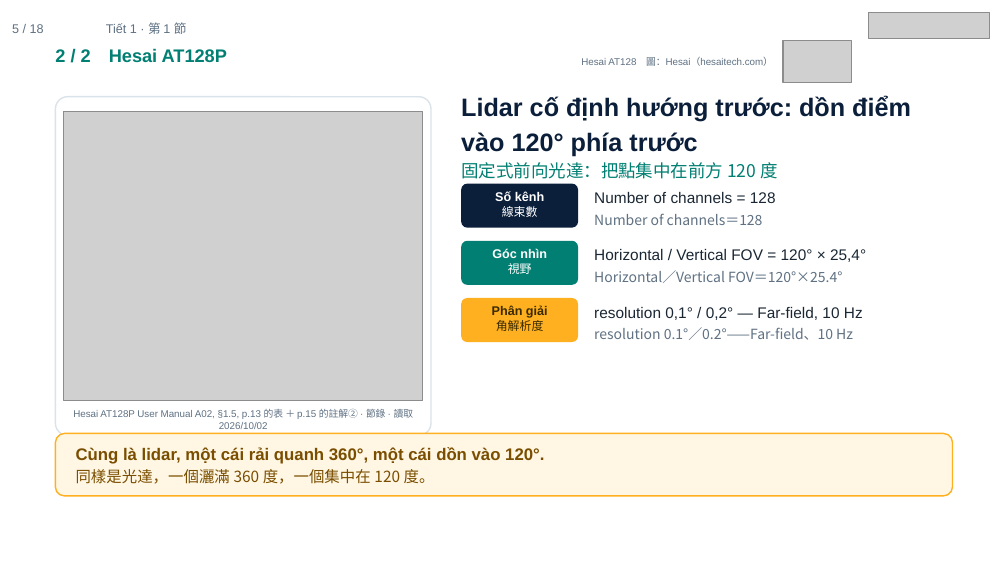
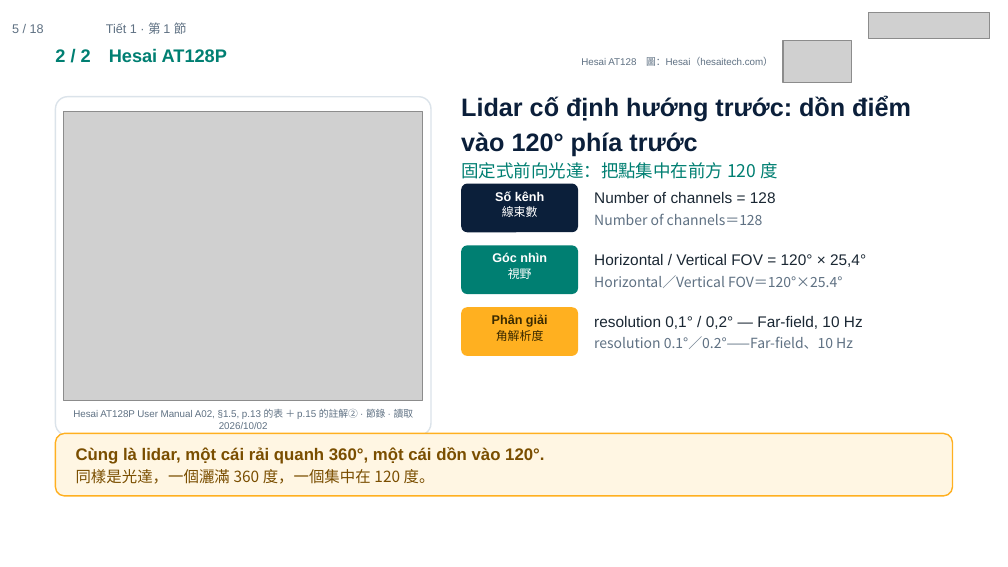
Before and after one commit to ch-neural/MITUST-Principles-of-Self-Driving-Cars, a slide deck: slide 5 of 第五週(10-08)/第五週_第1節_簡報.pptx. Drawn at 1008x567 pixels with LibreOffice and Linux fonts; fonts in the diff are those of the drawing; grey boxes stand for pictures. Boxes give left, top, right and bottom in pixels: in the first picture for what was removed or moved away, otherwise in the second. Text is boxed around its words. In the diff, an @@ line names an element or a change of style, - is before the commit and + after.

```diff
--- a/第五週(10-08)/第五週_第1節_簡報.pptx
+++ b/第五週(10-08)/第五週_第1節_簡報.pptx
@@ rounded rectangle: place and size @@
-rounded rectangle at (462, 183, 579, 228)
+rounded rectangle at (462, 183, 579, 232)
@@ rounded rectangle: place and size @@
-rounded rectangle at (462, 241, 579, 285)
+rounded rectangle at (462, 245, 579, 293)
@@ text "Góc nhìn": place and size @@
-text "Góc nhìn" at (492, 248, 547, 274)
+text "Góc nhìn" at (492, 252, 547, 279)
@@ text "Horizontal / Vertical FOV = ...": place and size @@
-text "Horizontal / Vertical FOV = ..." at (594, 249, 866, 283)
+text "Horizontal / Vertical FOV = ..." at (594, 254, 866, 288)
@@ proportions changed in 3 elements at (462, 183, 579, 232), (462, 245, 579, 293), (462, 307, 579, 356) @@
@@ rounded rectangle: place and size @@
-rounded rectangle at (462, 298, 579, 343)
+rounded rectangle at (462, 307, 579, 356)
@@ text "Phân giải": place and size @@
-text "Phân giải" at (492, 305, 548, 331)
+text "Phân giải" at (492, 314, 548, 341)
@@ text "resolution 0,1° / 0,2° — ...": place and size @@
-text "resolution 0,1° / 0,2° — ..." at (594, 307, 863, 340)
+text "resolution 0,1° / 0,2° — ..." at (594, 316, 863, 349)
```
Also in this commit, not shown: 2 other slides changed, 4 other files.
